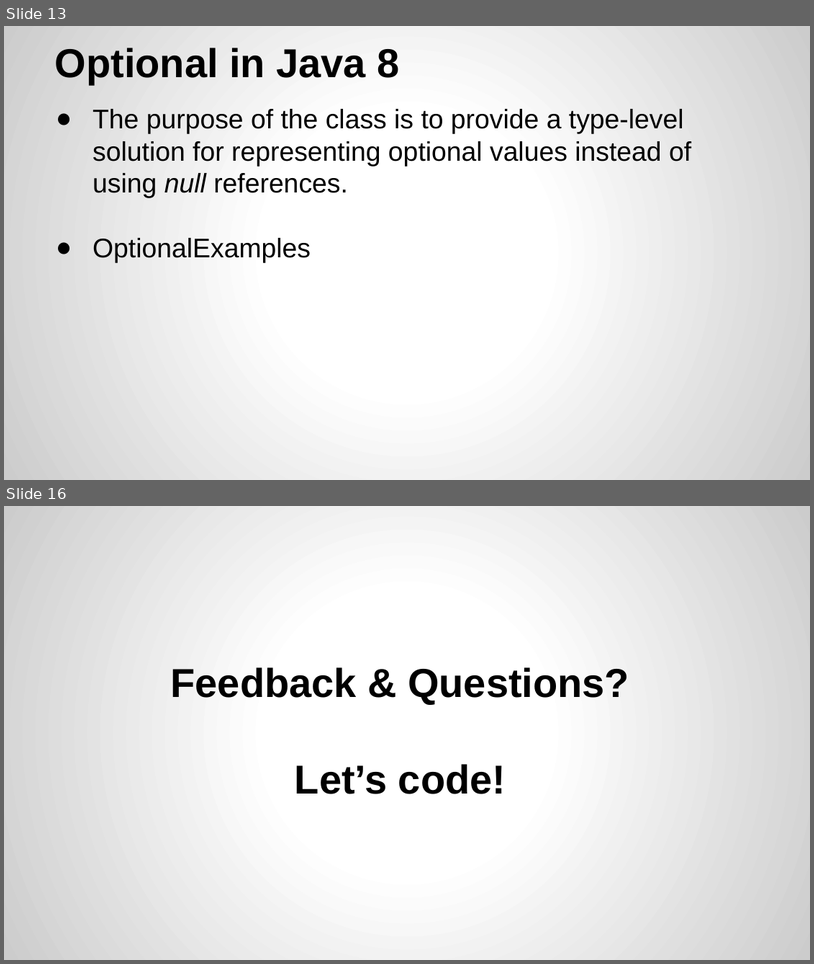
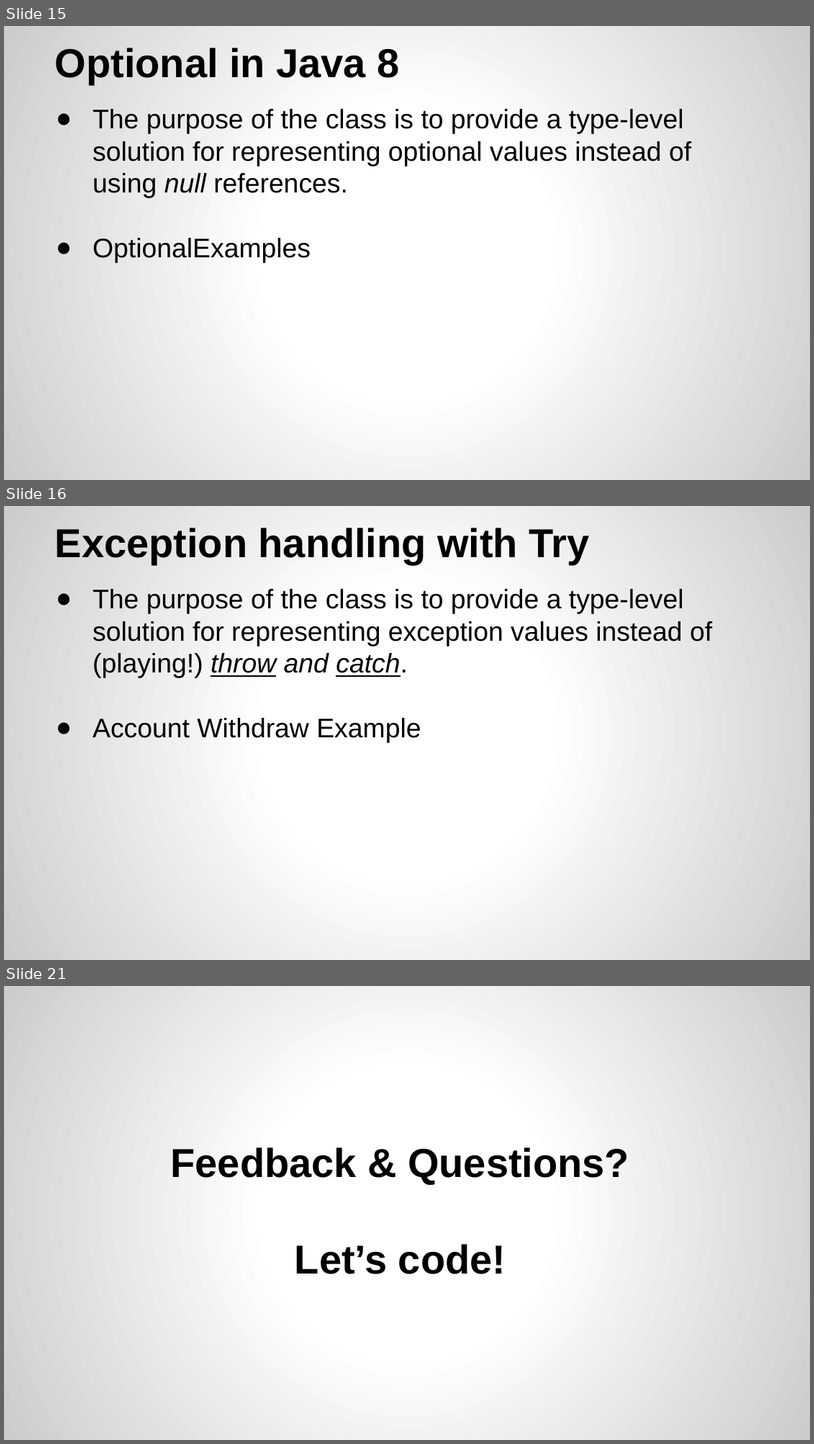
Before and after one commit to yogeshrnaik/presentations, a slide deck: Functional Programming with Java 8.pptx. Shown one above the other, each under a label of ours: slides 13 and 16 before the commit, slides 15, 16 and 21 after it; the slides between them are not shown. The pictures are 814x964 and 814x1444 pixels, drawn with LibreOffice and Linux fonts; fonts in the diff are those of the drawing. Boxes give left, top, right and bottom in pixels: in the first picture for what was removed or moved away, otherwise in the second. Text is boxed around its words. In the diff, an @@ line names an element or a change of style, - is before the commit and + after.

```diff
--- a/Functional Programming with Java 8.pptx
+++ b/Functional Programming with Java 8.pptx
@@ slide 16 added at [4,506,810,960], background gradient #FFFFFF to #CCCCCC @@
@@ title added at [55,528,590,564], 36 pt, text #000000, bold @@
+Exception handling with Try
@@ text added at [93,589,712,743], 24 pt, text #000000 @@
+● The purpose of the class is to provide a type-level solution for representing exception values instead of (playing!) throw and catch.
+● Account Withdraw Example
@@ what was slide 13 is now slide 15 @@
@@ what was slide 16 is now slide 21 @@
```
Also in this commit, not shown: 8 slides changed, 4 other slides added.
